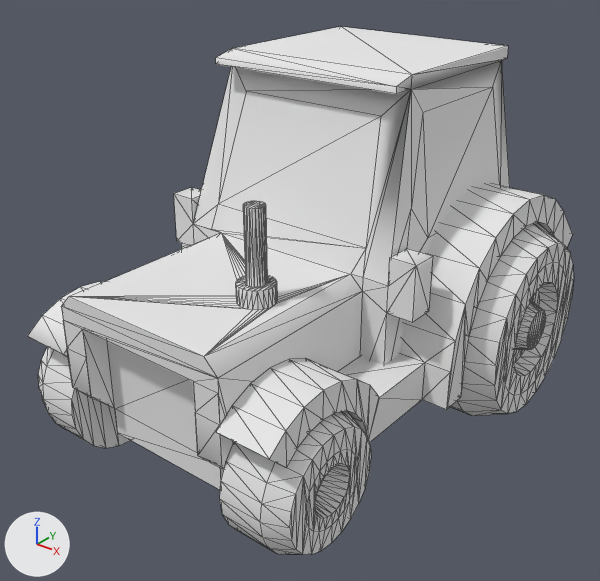
One commit to the OBJ model Assets/Assets/kenney_car-kit/Models/OBJ format/tractorShovel.obj: the scene before it, then after it.
Rendered twice from a 50 mm camera at (1.98, -2.62, 2.11) aimed at (0.01, -0.16, 0.58). The axes (+X, +Y, +Z) are drawn at lower left. The lights are the same throughout. The picture after the commit comes second. Mesh edges are drawn as thin lines. Where no turn or scale is listed for an object, it has been applied to the vertices.

The first picture shows 'tractorShovel'.
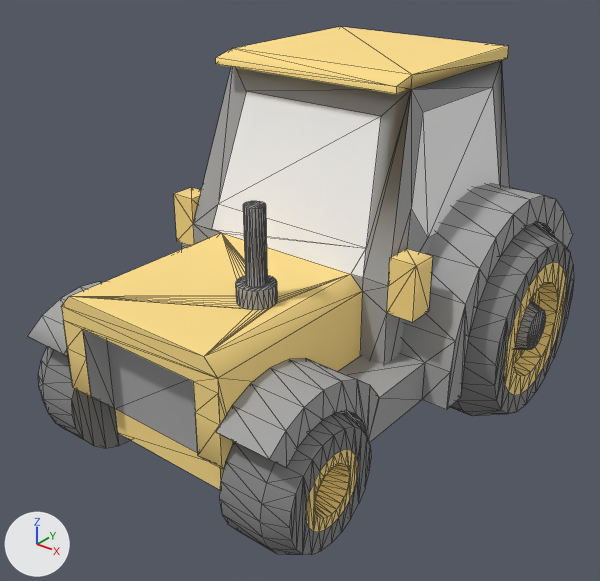
The change, as a list of edits to the scene's bpy script:
```text
Change mat_plastic:
    mat_plastic.base_color: (0.8, 0.8, 0.8) -> (0.376, 0.376, 0.376)  # white #e7e7e7 -> grey #a5a5a5
Change mat_paintyellow:
    mat_paintyellow.base_color: (0.8, 0.8, 0.8) -> (1.0, 0.74, 0.259)  # white #e7e7e7 -> yellow #ffdf8b
Change mat_lightfront:
    mat_lightfront.base_color: (0.8, 0.8, 0.8) -> (0.961, 0.725, 0.259)  # white #e7e7e7 -> yellow #fbdd8b
Change mat_cartire:
    mat_cartire.base_color: (0.8, 0.8, 0.8) -> (0.239, 0.239, 0.239)  # white #e7e7e7 -> grey #868686
```

Location of each change, (x1, y1, x2, y2) in pixels of the pictures (600 x 581 px):
'tractorShovel', recoloured
    both: (28, 27, 574, 554)
